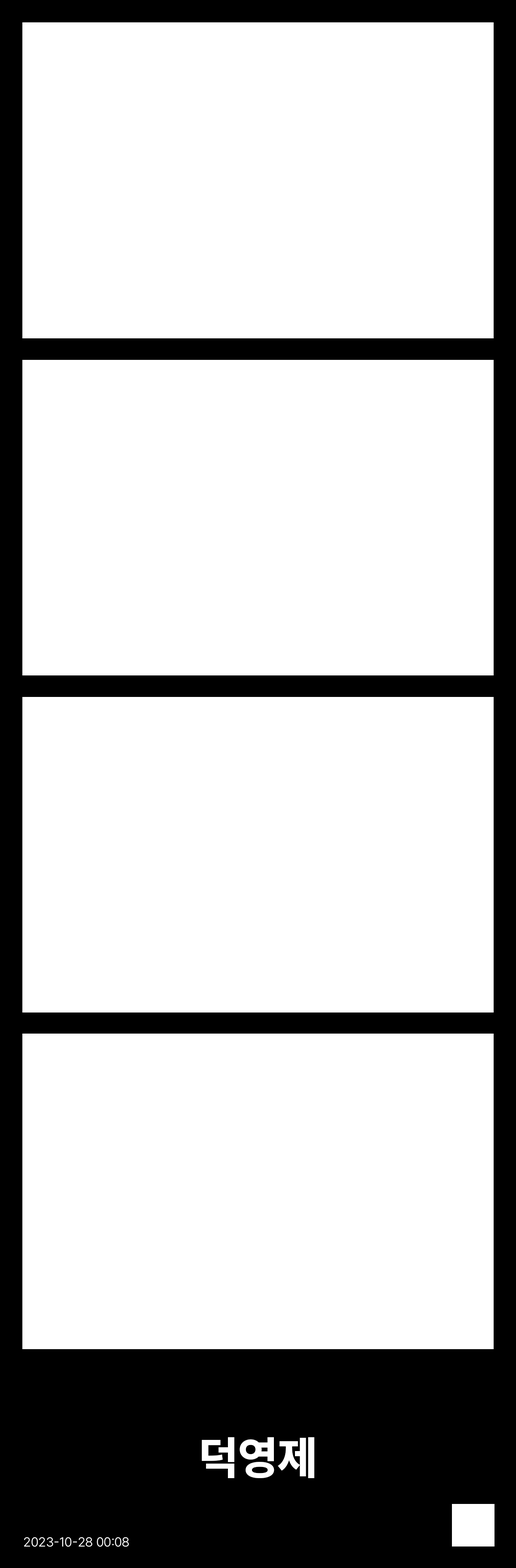
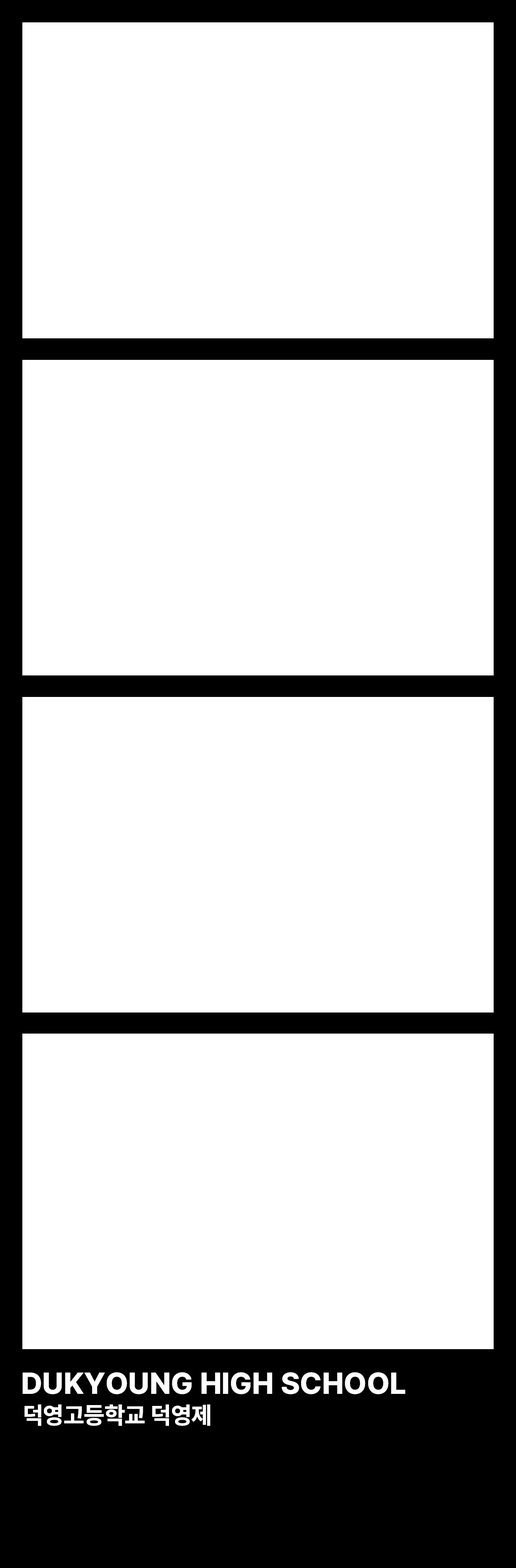
Layers edited between the first and the second w=516, h=1568 image:
hid "2023-10-28 00:08" over (24, 1537, 129, 1547)
hid "사각형 1" over (451, 1503, 495, 1547)
added group "그룹 1" with 2 layers above "레이어 1" over (22, 1371, 406, 1427)
added layer "덕영고등학교 덕영제" in group "그룹 1" over (24, 1404, 211, 1427)
renamed "덕영제" to "DUKYOUNG HIGH SCHOOL", moved it into group "그룹 1", painted on it over (22, 1371, 406, 1479)
